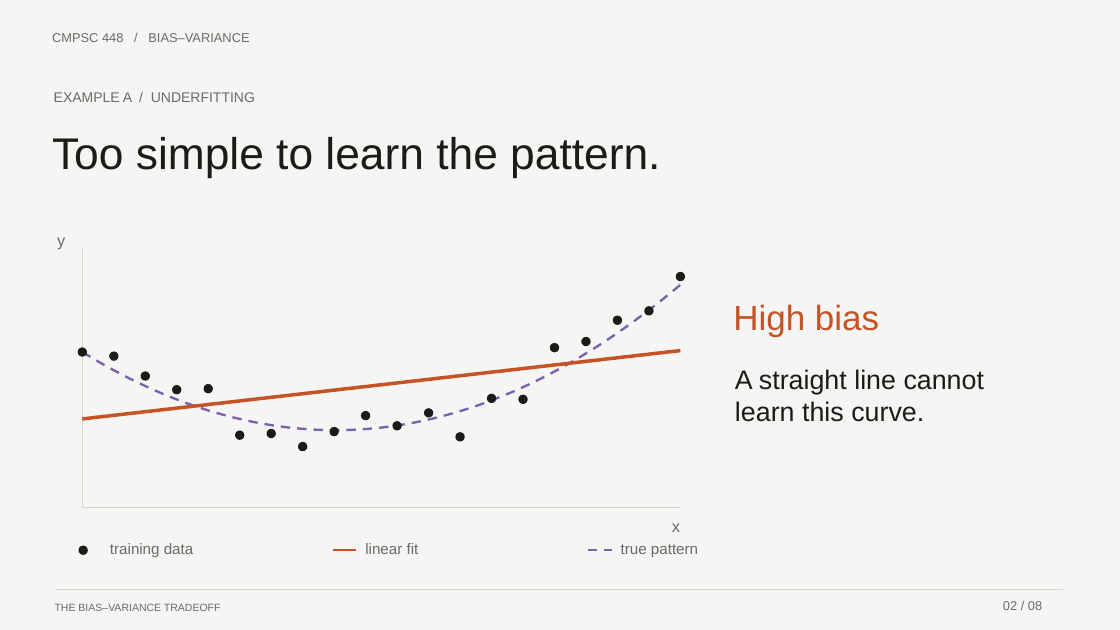
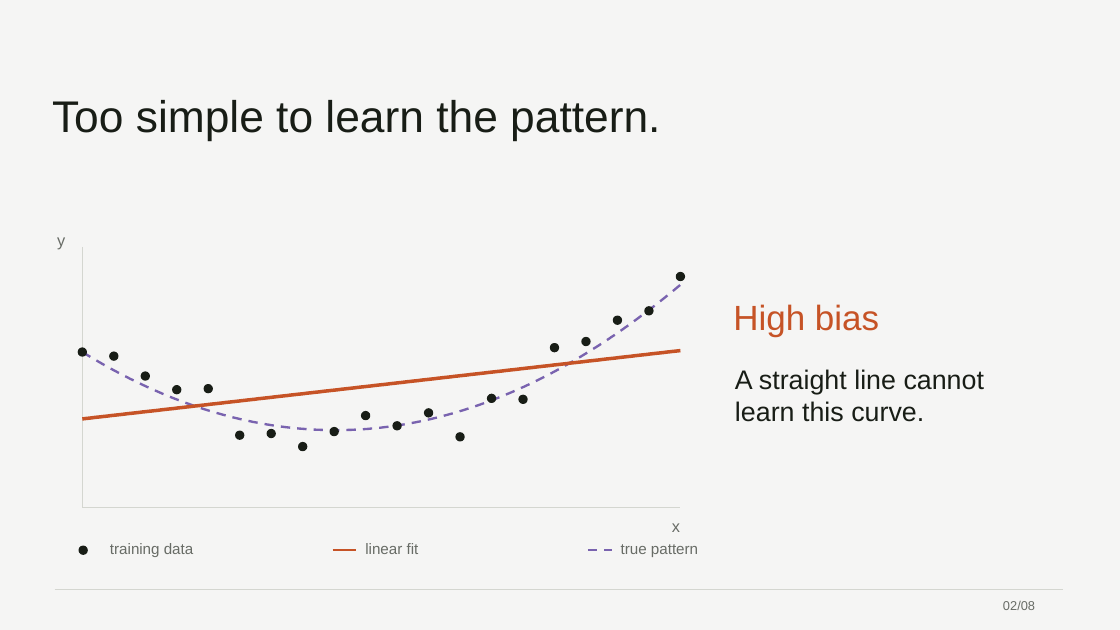
Before and after one commit to 0xABAN/classes, a slide deck: slide 2 of cmpsc-448/presentation/bias-variance-tradeoff.pptx. Drawn at 1120x630 pixels with LibreOffice and Linux fonts; fonts in the diff are those of the drawing. Boxes give left, top, right and bottom in pixels: in the first picture for what was removed or moved away, otherwise in the second. Text is boxed around its words. In the diff, an @@ line names an element or a change of style, - is before the commit and + after.

```diff
--- a/cmpsc-448/presentation/bias-variance-tradeoff.pptx
+++ b/cmpsc-448/presentation/bias-variance-tradeoff.pptx
@@ text removed at (52,33,249,42) @@
-CMPSC 448 / BIAS–VARIANCE
@@ text "Too simple to learn the ...": place and size @@
-text "Too simple to learn the ..." at (52,137,660,177)
+text "Too simple to learn the ..." at (52,100,660,140)
@@ text removed at (54,92,255,102) @@
-EXAMPLE A / UNDERFITTING
@@ text removed at (55,603,221,611) @@
-THE BIAS–VARIANCE TRADEOFF
@@ text at (1003,601,1035,610): spaces changed @@
-02 / 08
+02/08
```
Also in this commit, not shown: 7 other slides changed, 2 other files.
